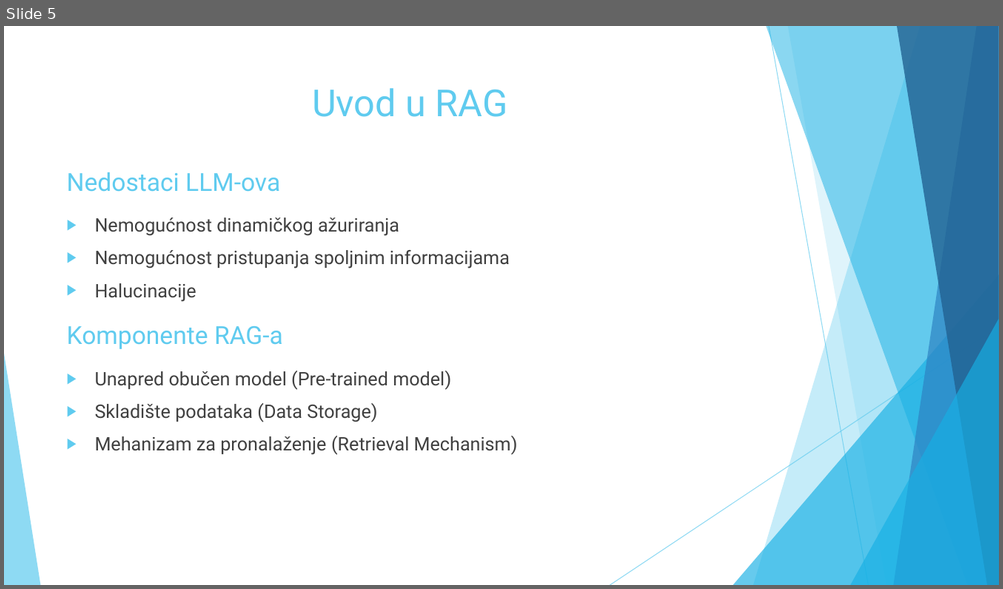
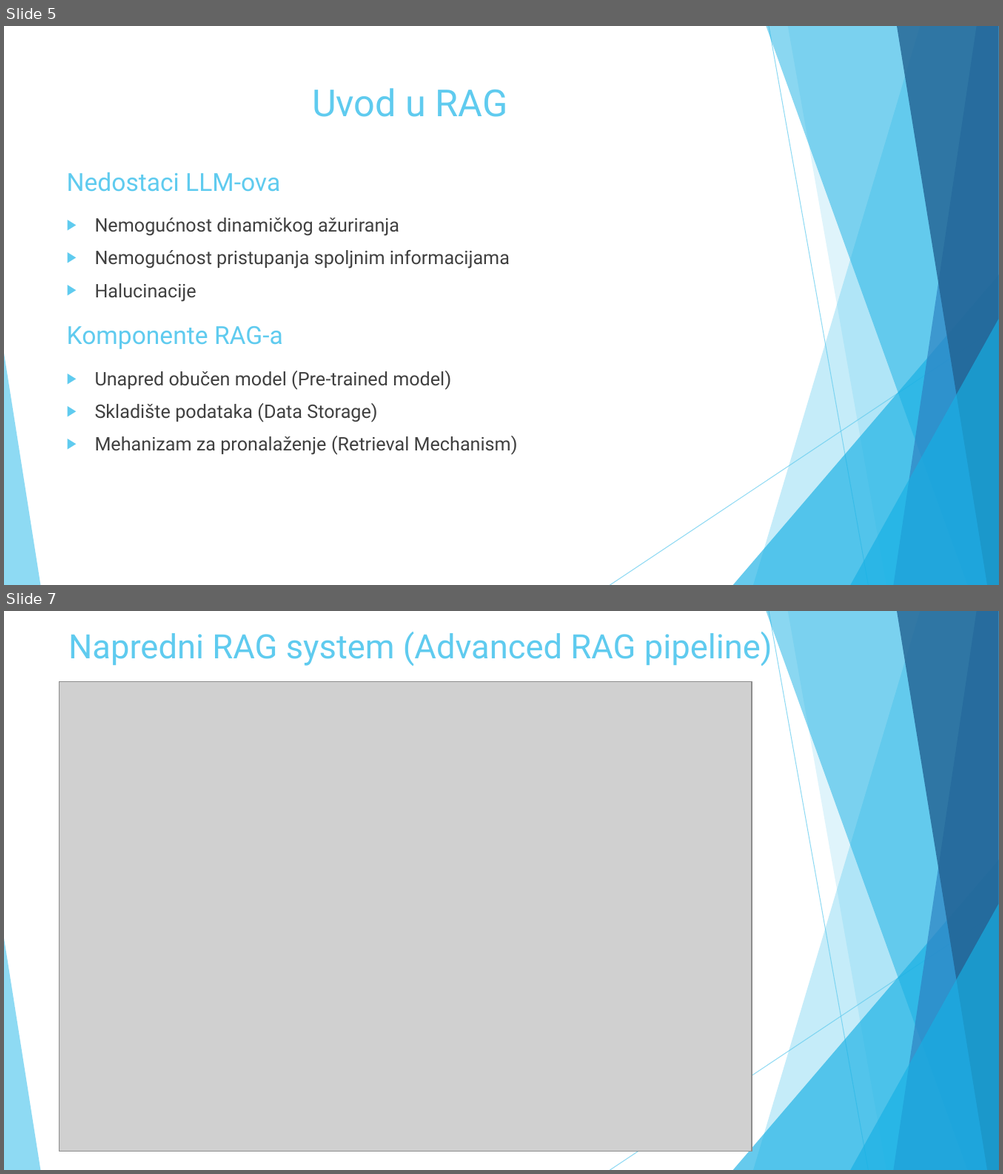
Before and after one commit to BoziCCCa/RAG-Thesis, a slide deck: Diplomski Prez.pptx. Shown one above the other, each under a label of ours: slide 5 before the commit, slides 5 and 7 after it; the slides between them are not shown. The pictures are 1003x589 and 1003x1174 pixels, drawn with LibreOffice and Linux fonts; fonts in the diff are those of the drawing; grey boxes stand for pictures. Boxes give left, top, right and bottom in pixels: in the first picture for what was removed or moved away, otherwise in the second. Text is boxed around its words. In the diff, an @@ line names an element or a change of style, - is before the commit and + after.

```diff
--- a/Diplomski Prez.pptx
+++ b/Diplomski Prez.pptx
@@ slide 7 added at <box>4,611,999,1170</box>, background #FFFFFF; not listed: 10 template elements that a slide beside it also shows @@
@@ title added at <box>68,628,772,666</box>, 32.4 pt, text #5FCBEF @@
+Napredni RAG system (Advanced RAG pipeline)
@@ picture added at <box>60,682,751,1152</box> @@
```
Also in this commit, not shown: 1 slide changed, 3 other slides added, 5 other files.
